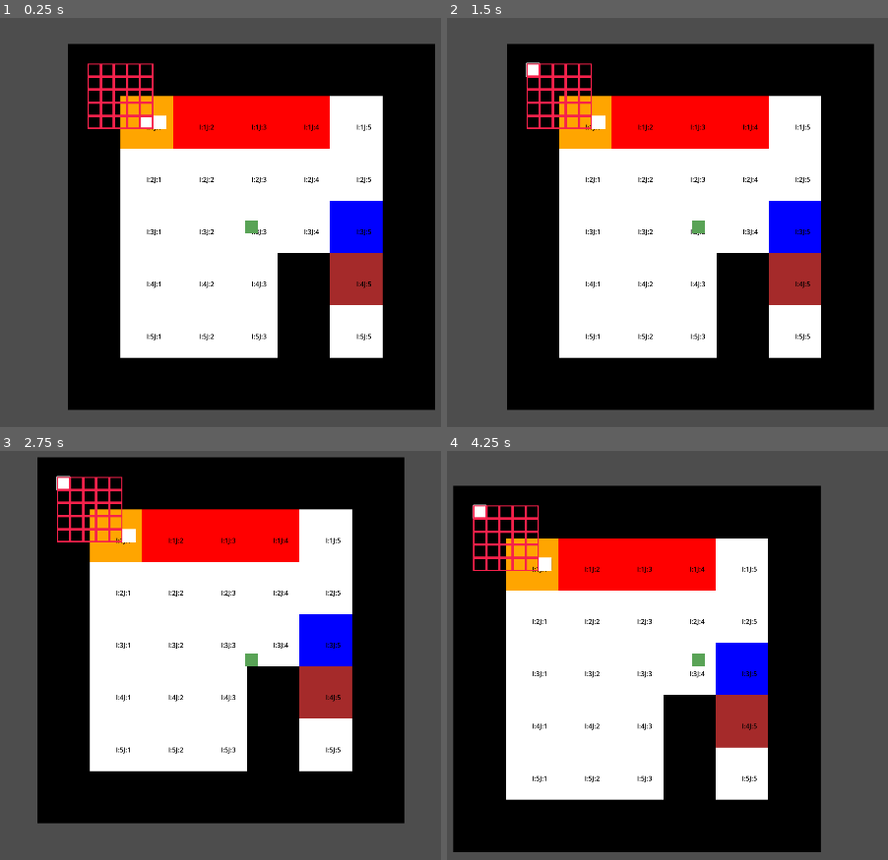
Above: before the commit, frames 1-4 (two rows, left to right).
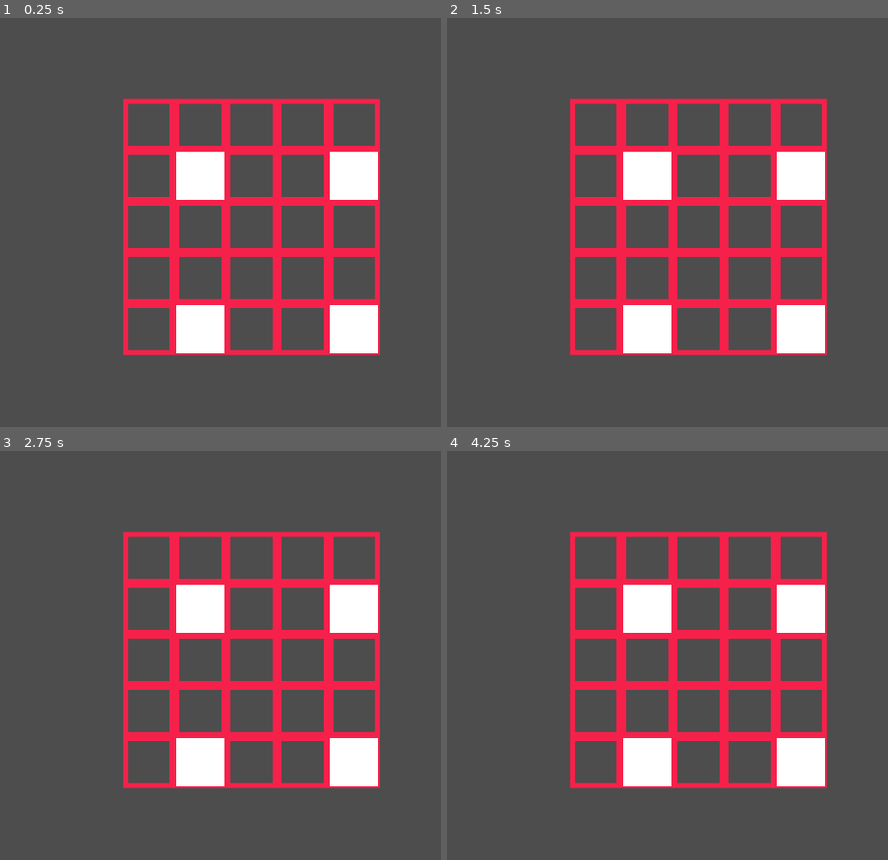
Above: after the commit, the same moments.

Repository: ChubbySquirrel/Perception-is-illusion
Game: Godot game, scene res://Scenes/Bracer.tscn
Two runs of this game, one before a commit and one after it. Both use one fixed random seed, a clock stepped at 60 frames per second and the inputs below. Before the commit the project starts from res://Scenes/test.tscn.
Inputs (mouse positions are in pixels of both pictures, inside the frame that each line leads up to):
- Up to frame 1 (0.25 s): no input
- Up to frame 2 (1.5 s): click (592, 120) at 0.52 s; tap Enter at 1.25 s; move the mouse to (870, 206) at 1.27 s; hold D (right) from 1.28 s (still down); hold Right mouse button (Rotate, bound only after the commit) from 1.28 s (still down)
- Up to frame 3 (2.75 s): move the mouse to (92, 680) at 2.02 s; release D (right) at 2.03 s; release Right mouse button (Rotate, bound only after the commit) at 2.03 s; hold Down (down) from 2.03 s (still down); tap Shift (Rotate, bound only before the commit) at 2.1 s
- Up to frame 4 (4.25 s): move the mouse to (777, 561) at 2.77 s; release Down (down) at 2.78 s; hold D (right) 2.78-3.53 s; hold Right mouse button (Rotate, bound only after the commit) 2.78-3.53 s; move the mouse to (658, 749) at 3.52 s; hold W (up) from 3.53 s (still down); tap Shift (Rotate, bound only before the commit) at 3.6 s

The runs differ from the first frame. In frame 1, 70% of the frame differs, in the area x 15-99%, y 6-96%; in frame 2, 70%; in frame 3, 72%; in frame 4, 73%, in the area x 1-87%, y 8-99%.

Commit message:
Working bracer with grid, snapping and handling of edges of bracer grid

Diff:
--- a/Scenes/Bracer.tscn
+++ b/Scenes/Bracer.tscn
@@ -4,3 +4,7 @@
 
 [node name="Controol" type="Node2D"]
 script = ExtResource("1_iok0d")
+
+[node name="Camera2D" type="Camera2D" parent="."]
+position = Vector2(64, 64)
+zoom = Vector2(3.91, 3.91)
--- a/Scenes/Stone.tscn
+++ b/Scenes/Stone.tscn
@@ -1,22 +1,61 @@
-[gd_scene load_steps=2 format=3 uid="uid://cifalne7y7gvx"]
+[gd_scene load_steps=13 format=3 uid="uid://cifalne7y7gvx"]
 
 [ext_resource type="Script" uid="uid://c3cfqjbsu3lt1" path="res://Scripts/stone.gd" id="1_177fh"]
 
+[sub_resource type="StyleBoxEmpty" id="StyleBoxEmpty_m3q8e"]
+
+[sub_resource type="StyleBoxEmpty" id="StyleBoxEmpty_6slwf"]
+
+[sub_resource type="StyleBoxEmpty" id="StyleBoxEmpty_rsbat"]
+
+[sub_resource type="StyleBoxEmpty" id="StyleBoxEmpty_75567"]
+
+[sub_resource type="StyleBoxEmpty" id="StyleBoxEmpty_r8q0i"]
+
+[sub_resource type="StyleBoxEmpty" id="StyleBoxEmpty_xprqk"]
+
+[sub_resource type="StyleBoxEmpty" id="StyleBoxEmpty_1pwx8"]
+
+[sub_resource type="StyleBoxEmpty" id="StyleBoxEmpty_p124w"]
+
+[sub_resource type="StyleBoxEmpty" id="StyleBoxEmpty_mokkv"]
+
+[sub_resource type="StyleBoxEmpty" id="StyleBoxEmpty_my2ym"]
+
+[sub_resource type="StyleBoxEmpty" id="StyleBoxEmpty_gmj56"]
+
 [node name="Control" type="Node2D"]
 script = ExtResource("1_177fh")
-type = null
 
 [node name="Button" type="Button" parent="."]
-offset_left = -16.0
-offset_top = -16.0
-offset_right = 16.0
-offset_bottom = 16.0
+offset_left = -15.0
+offset_top = -15.0
+offset_right = 15.0
+offset_bottom = 15.0
+theme_override_colors/icon_disabled_color = Color(0, 0, 0, 0)
+theme_override_colors/icon_hover_pressed_color = Color(0, 0, 0, 0)
+theme_override_colors/icon_hover_color = Color(0, 0, 0, 0)
+theme_override_colors/icon_pressed_color = Color(0, 0, 0, 0)
+theme_override_colors/icon_focus_color = Color(0, 0, 0, 0)
+theme_override_colors/icon_normal_color = Color(0, 0, 0, 0)
+theme_override_styles/focus = SubResource("StyleBoxEmpty_m3q8e")
+theme_override_styles/disabled_mirrored = SubResource("StyleBoxEmpty_6slwf")
+theme_override_styles/disabled = SubResource("StyleBoxEmpty_rsbat")
+theme_override_styles/hover_pressed_mirrored = SubResource("StyleBoxEmpty_75567")
+theme_override_styles/hover_pressed = SubResource("StyleBoxEmpty_r8q0i")
+theme_override_styles/hover_mirrored = SubResource("StyleBoxEmpty_xprqk")
+theme_override_styles/hover = SubResource("StyleBoxEmpty_1pwx8")
+theme_override_styles/pressed_mirrored = SubResource("StyleBoxEmpty_p124w")
+theme_override_styles/pressed = SubResource("StyleBoxEmpty_mokkv")
+theme_override_styles/normal_mirrored = SubResource("StyleBoxEmpty_my2ym")
+theme_override_styles/normal = SubResource("StyleBoxEmpty_gmj56")
 button_mask = 3
+flat = true
 
 [node name="Polygon2D" type="Polygon2D" parent="."]
 position = Vector2(-48, 26.6667)
 scale = Vector2(2.33333, 2.16667)
-polygon = PackedVector2Array(13.7143, -19.6923, 27.4286, -19.6923, 27.4286, -4.92308, 13.7143, -4.92308)
+polygon = PackedVector2Array(14.1428, -19.2308, 27, -19.2308, 27, -5.38462, 14.1428, -5.38462)
 
 [connection signal="button_down" from="Button" to="." method="_on_button_button_down"]
 [connection signal="button_up" from="Button" to="." method="_on_button_button_up"]
--- a/Scenes/player.tscn
+++ b/Scenes/player.tscn
@@ -6,6 +6,7 @@
 size = Vector2(32, 32)
 
 [node name="Node2D" type="CharacterBody2D"]
+z_index = 1
 motion_mode = 1
 script = ExtResource("1_v0iea")
 
--- a/Scenes/tile.tscn
+++ b/Scenes/tile.tscn
@@ -4,6 +4,7 @@
 size = Vector2(128, 128)
 
 [node name="Tile" type="StaticBody2D"]
+visible = false
 
 [node name="Polygon2D" type="Polygon2D" parent="."]
 polygon = PackedVector2Array(-64, -64, 64, -64, 64, 64, -64, 64)
--- a/Scripts/bracer.gd
+++ b/Scripts/bracer.gd
@@ -10,15 +10,32 @@
 var tile_size = 32
 
 var grid_lines = preload("res://Bracer_Grid_line.tscn")
+var stone_scene = preload("res://Scenes/Stone.tscn")
 
 @export var grid_size = 5
 #1/scale gets us the ratio of tiles in bracer vs labrinth
 var bracer_scale:int  = 1
 
 func _ready() -> void:
+	create_grid(LevelManager.level_grid)
+	spawn_stones()
+
 
 	pass
 
+
+func spawn_stones():
+
+	var initialize_arr = [["A",Vector2i(1,1)],["B",Vector2i(4,1)],["C",Vector2i(1,4)],["D",Vector2i(4,4)]]
+
+	for data in initialize_arr:
+		var grid_pos = data[1]
+		var type = data[0]
+		var new_stone1 = stone_scene.instantiate()
+		add_child(new_stone1)
+		new_stone1.bracer = self
+		new_stone1.create(type,true,1,grid_pos)
+		stone_grid[grid_pos.x][grid_pos.y] = new_stone1
 
 func check_moved(stone:Stone) -> bool:
 	#If the tile has moved sufficently in a direction
@@ -29,14 +46,27 @@
 	grid_change = grid_change as Vector2i
 	#If there is a change
 	if grid_change.length() >= 1:
-		stone.bracer_pos += grid_change
-		stone.bracer_pos = Vector2(posmod(stone.bracer_pos.x,grid_size),posmod(stone.bracer_pos.y,grid_size))
+		var old_grid_pos = stone.bracer_pos
+		var new_grid_pos = stone.bracer_pos + grid_change
+		new_grid_pos = handle_edges(new_grid_pos)
+		if stone_grid[new_grid_pos.x][new_grid_pos.y] == null:
+			stone.bracer_pos += grid_change
+			#Handle wrapping around
+			stone.bracer_pos = handle_edges(stone.bracer_pos)
+
+			#Add stone to new spot in grid and remove from old
+			stone_grid[new_grid_pos.x][new_grid_pos.y] = stone
+			stone_grid[old_grid_pos.x][old_grid_pos.y] = null
+
 		stone.pressed = false
 		snap_home(stone)
 		return true
 	else:
 		return false
 
+#Maps a grid location back to the opposite side (touruous topology)
+func handle_edges(grid_pos:Vector2i) -> Vector2i:
+	return Vector2(posmod(grid_pos.x,grid_size),posmod(grid_pos.y,grid_size))
 
 
 #creates empty bracer grid based off of labrinth grid
--- a/Scripts/level_manager.gd
+++ b/Scripts/level_manager.gd
@@ -9,9 +9,10 @@
 var grid_height: int
 
 var player_scene = preload("res://Scenes/player.tscn")
-var stone_scene = preload("res://Scenes/Stone.tscn")
+
 
 func _ready() -> void:
+
 	pass
 
 
@@ -25,22 +26,11 @@
 		for element in row:
 			if element.contains("s"):
 				var player : CharacterBody2D = player_scene.instantiate()
-				get_tree().root.add_child.call_deferred(player)
+				level_grid.add_child(player)
 				player.position = Vector2(j*128,i*128)
 			var tile_type = TileRules.get_tile_type_from_string(element)
 			var new_tile : Tile = Tile.new()
-			for type in bracer.stone_types.keys():
-				if element.contains(type) and not bracer.stones.has(type):
 
-					var new_stone = stone_scene.instantiate()
-					new_stone.create(type,true,1,Vector2.ZERO)
-					bracer.stones[type] = new_stone
-					new_stone.bracer = bracer
-					new_stone.bracer_pos = Vector2i(i,j)
-					bracer.add_child(new_stone)
-					print(bracer.tile_size)
-					new_stone.global_position = (bracer.global_position + bracer.tile_size*Vector2(i,j))
-					print(new_stone.global_position)
 			if element.contains("E"):
 				spawn_enemy()
 
@@ -51,7 +41,7 @@
 				new_tile.tile_left = new_row[j-1]
 				new_row[j-1].tile_right = new_tile
 			new_tile.type = tile_type
-			add_child(new_tile)
+			level_grid.add_child(new_tile)
 			new_tile.set_tile_position(Vector2(j*128,i*128))
 			new_tile.set_text("I:"+str(i)+"J:"+str(j))
 			j += 1
--- a/Scripts/stone.gd
+++ b/Scripts/stone.gd
@@ -62,11 +62,13 @@
 
 func _on_button_button_up() -> void:
 	pressed = false
+	bracer.snap_home(self)
 	pass # Replace with function body.
 
 
-func create (itype:String,iactive:bool,sense:float,iposition:Vector2 ):
+func create (itype:String,iactive:bool,sense:float,iposition:Vector2i ):
 	type = itype
 	active = iactive
 	sense = slide_sense
-	position = iposition
+	bracer_pos = iposition
+	position = bracer.home_position(bracer_pos)
--- a/Scripts/test.gd
+++ b/Scripts/test.gd
@@ -6,18 +6,7 @@
 
 
 func _ready() -> void:
-	LevelManager.level_grid = grid
-	LevelManager.bracer  = brac
-
-
-
-
-	LevelManager.initialize_level("res://Resources/test.csv")
-	brac.create_grid(LevelManager.level_grid)
-	grid.tiles[1][1].set_color(Color.ORANGE)
-	grid.tiles[3][5].set_color(Color.BLUE)
-
-	var children = get_tree().current_scene.get_children()
+	pass
 
 
 func _process(_delta) -> void:
--- a/project.godot
+++ b/project.godot
@@ -11,7 +11,7 @@
 [application]
 
 config/name="Perception-is-illusion"
-run/main_scene="uid://bslg7fepmqv5m"
+run/main_scene="uid://dcjax1tgha50o"
 config/features=PackedStringArray("4.4", "Forward Plus")
 config/icon="res://icon.svg"
 
@@ -31,7 +31,7 @@
 
 Rotate={
 "deadzone": 0.2,
-"events": [Object(InputEventKey,"resource_local_to_scene":false,"resource_name":"","device":-1,"window_id":0,"alt_pressed":false,"shift_pressed":false,"ctrl_pressed":false,"meta_pressed":false,"pressed":false,"keycode":0,"physical_keycode":4194325,"key_label":0,"unicode":0,"location":0,"echo":false,"script":null)
+"events": [Object(InputEventMouseButton,"resource_local_to_scene":false,"resource_name":"","device":-1,"window_id":0,"alt_pressed":false,"shift_pressed":false,"ctrl_pressed":false,"meta_pressed":false,"button_mask":0,"position":Vector2(0, 0),"global_position":Vector2(0, 0),"factor":1.0,"button_index":2,"canceled":false,"pressed":false,"double_click":false,"script":null)
 ]
 }
 up={
@@ -58,3 +58,7 @@
 , Object(InputEventKey,"resource_local_to_scene":false,"resource_name":"","device":-1,"window_id":0,"alt_pressed":false …(186 unchanged characters)…
 ]
 }
+
+[rendering]
+
+textures/canvas_textures/default_texture_filter=0
